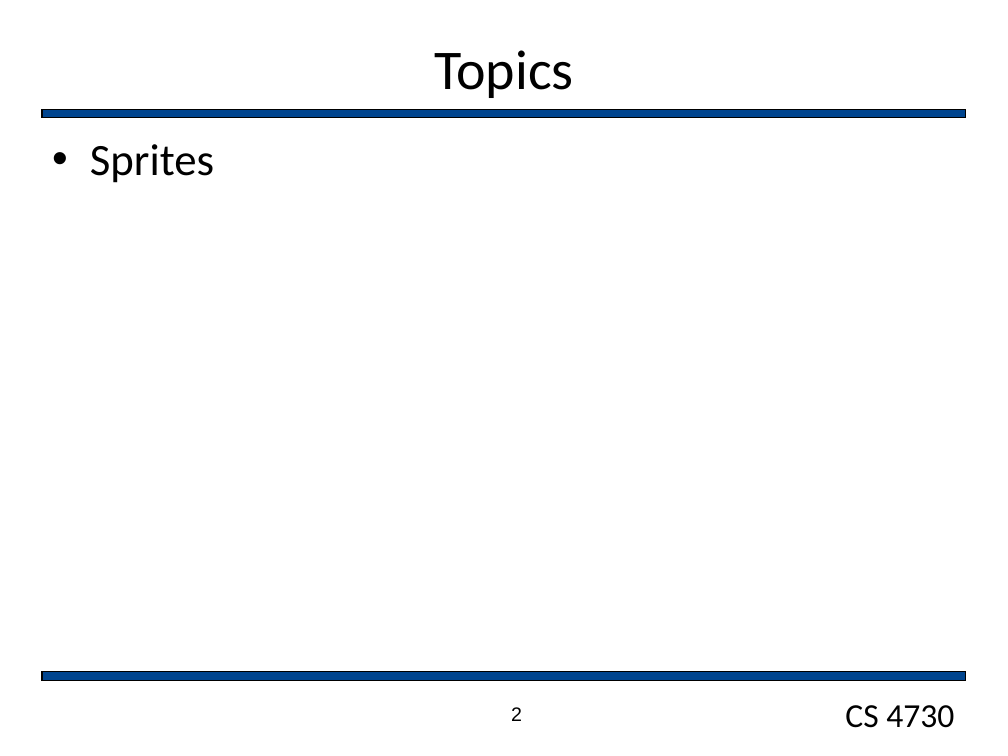
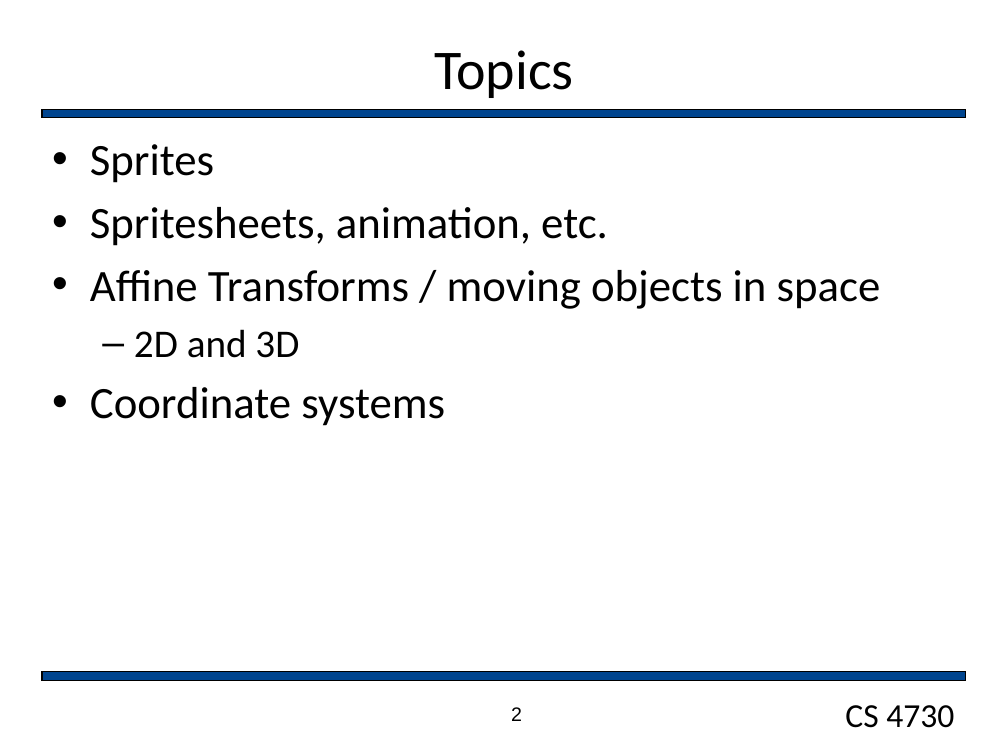
Before and after one commit to markfloryan/gamedesign, a slide deck: slide 2 of slides/Sprites.pptx. Drawn at 1008x756 pixels with LibreOffice and Linux fonts; fonts in the diff are those of the drawing; background and template pictures are left out. Boxes give left, top, right and bottom in pixels: in the first picture for what was removed or moved away, otherwise in the second. Text is boxed around its words. In the diff, an @@ line names an element or a change of style, - is before the commit and + after.

```diff
--- a/slides/Sprites.pptx
+++ b/slides/Sprites.pptx
@@ text at (x1=90, y1=207, x2=881, y2=426): paragraphs added @@
+• Spritesheets, animation, etc.
+• Affine Transforms / moving objects in space
+  – 2D and 3D
+• Coordinate systems
```
Also in this commit, not shown: 5 slides added, 1 slide removed, 5 other files.
